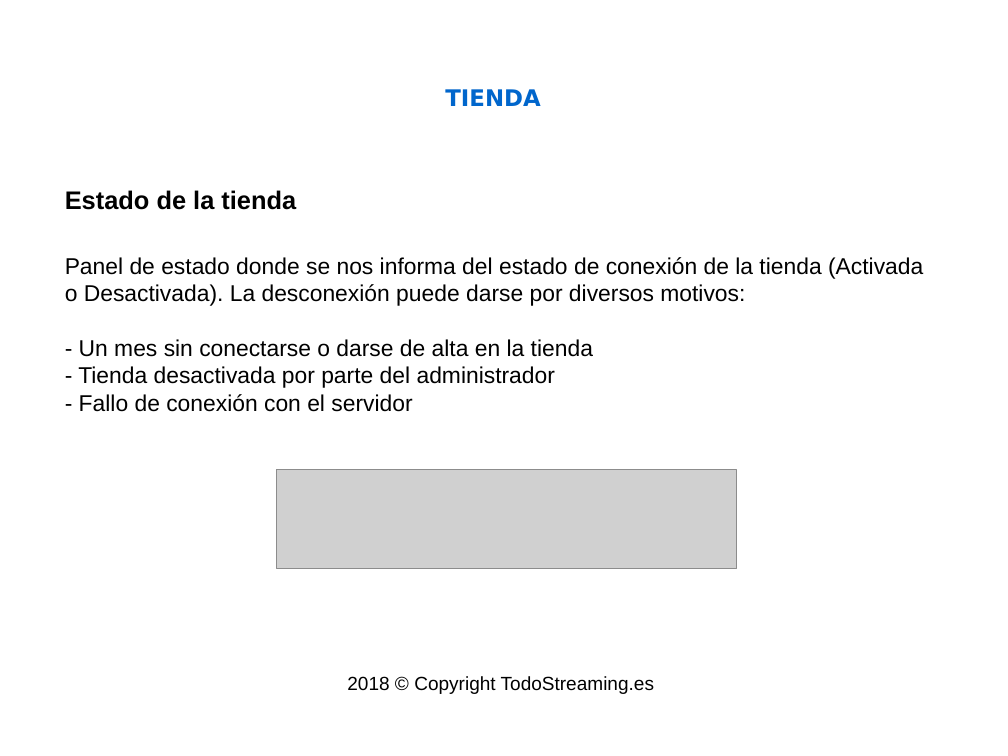
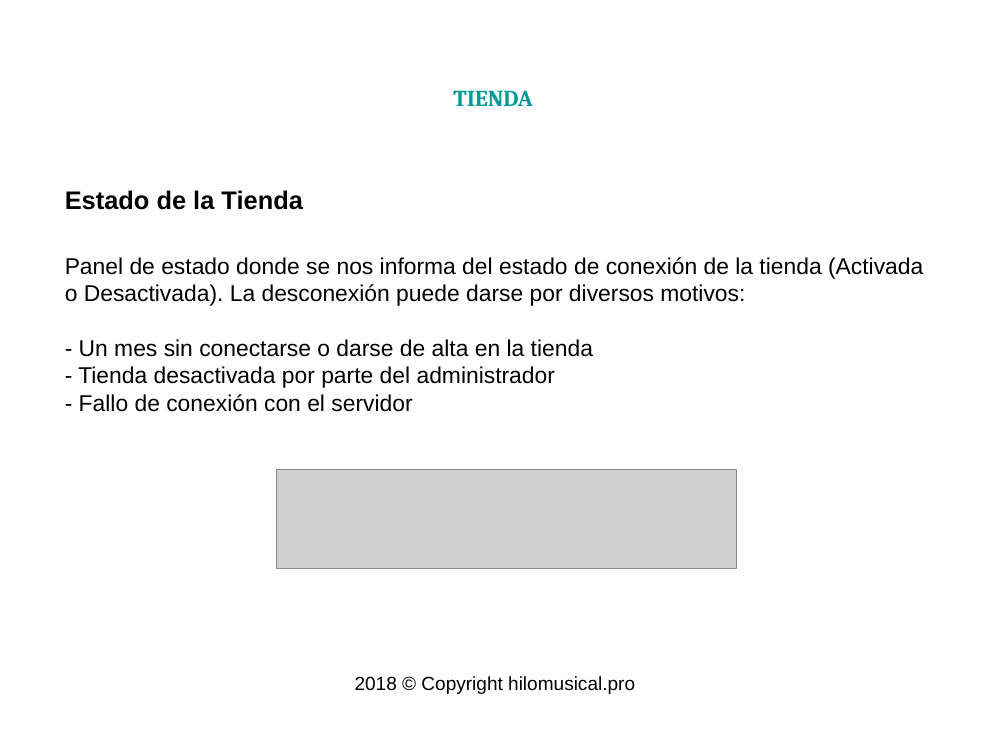
Before and after one commit to isaacml/instore, a slide deck: slide 17 of docs/Manual Tienda.odp (slide 14 before the commit). Drawn at 1008x756 pixels with LibreOffice and Linux fonts; fonts in the diff are those of the drawing; grey boxes stand for pictures; background and template pictures are left out. Boxes give left, top, right and bottom in pixels: in the first picture for what was removed or moved away, otherwise in the second. Text is boxed around its words. In the diff, an @@ line names an element or a change of style, - is before the commit and + after.

```diff
--- a/docs/Manual Tienda.odp
+++ b/docs/Manual Tienda.odp
@@ title "TIENDA" at (x1=453, y1=90, x2=532, y2=106): font DejaVu Sans to Cambria, text colour #0066CC to #009999 @@
@@ text at (x1=65, y1=190, x2=302, y2=210): text changed @@
-Estado de la tienda
+Estado de la Tienda
@@ text at (x1=355, y1=676, x2=635, y2=694): text changed @@
-2018 © Copyright TodoStreaming.es
+2018 © Copyright hilomusical.pro
```
Also in this commit, not shown: 14 other slides changed, 2 slides added, 4 other files.
